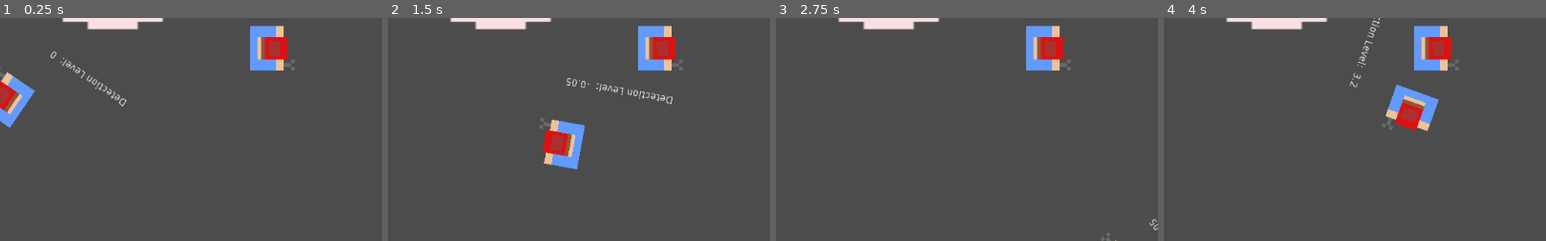
Above: before the commit, frames 1-4 (left to right).
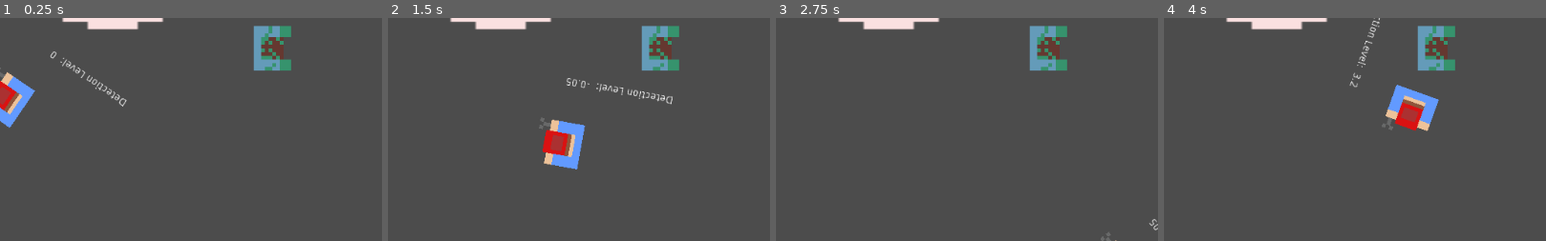
Above: after the commit, the same moments.

Repository: TNicoletti/ChocolatGJ
Game: Godot game, scene res://Node2D.tscn
Two runs of this game, one before a commit and one after it. Both use one fixed random seed, a clock stepped at 60 frames per second and the inputs below.
Inputs (mouse positions are % of the whole screen's width and height, from its top left):
- Up to frame 1 (0.25 s): no input
- Up to frame 2 (1.5 s): tap Enter at 0.5 s; move the mouse to (72, 45) at 0.52 s; hold D (move_right) 0.53-1.28 s; tap F (Transform, bound only after the commit) at 0.6, 1.35 s; move the mouse to (30, 55) at 1.27 s; hold S (move_down) from 1.28 s (still down)
- Up to frame 3 (2.75 s): move the mouse to (60, 28) at 2.02 s; release S (move_down) at 2.03 s; hold D (move_right) from 2.03 s (still down); tap F (Transform, bound only after the commit) at 2.1 s
- Up to frame 4 (4 s): move the mouse to (45, 70) at 2.77 s; release D (move_right) at 2.78 s; hold W (move_up) 2.78-3.53 s; tap F (Transform, bound only after the commit) at 2.85, 3.6 s; move the mouse to (80, 65) at 3.52 s; hold A (move_left) from 3.53 s (still down)
The pictures show only the part of the screen within x 49-99%, y 40-90%; the shares and areas given below are measured in that part.

The runs differ from the first frame. In frame 1, 2.1% of the frame differs, in the area x 65-77%, y 3-24%; in frame 2, 2.1%; in frame 3, 2.1%; in frame 4, 2.1%.

Commit message:
Começando a mecanica de transformação
Pressione f perto de um inimigo para consumi-lo e se transformar nele, assumindo sua patente

Diff:
--- a/GlobalScenes/Enemy.tscn
+++ b/GlobalScenes/Enemy.tscn
@@ -1,6 +1,7 @@
-[gd_scene load_steps=5 format=2]
+[gd_scene load_steps=6 format=2]
 
-[ext_resource path="res://Images/topDown_ch_01.png" type="Texture" id=1]
+[ext_resource path="res://Images/top_down_zombie_01.png" type="Texture" id=1]
+[ext_resource path="res://GlobalScenes/Enemy1.gd" type="Script" id=2]
 
 [sub_resource type="RectangleShape2D" id=1]
 extents = Vector2( 36.8963, 21.6226 )
@@ -14,6 +15,7 @@
 [node name="Enemy" type="KinematicBody2D"]
 position = Vector2( 856.431, 277.758 )
 collision_layer = 3
+script = ExtResource( 2 )
 
 [node name="CollisionShape2D" type="CollisionShape2D" parent="."]
 rotation = 1.5708
--- /dev/null
+++ b/GlobalScenes/Enemy1.gd
@@ -0,0 +1,17 @@
+extends KinematicBody2D
+
+var patent = 1
+
+# Declare member variables here. Examples:
+# var a = 2
+# var b = "text"
+
+
+# Called when the node enters the scene tree for the first time.
+func _ready():
+	pass # Replace with function body.
+
+
+# Called every frame. 'delta' is the elapsed time since the previous frame.
+#func _process(delta):
+#	pass
--- a/GlobalScenes/Player.tscn
+++ b/GlobalScenes/Player.tscn
@@ -1,14 +1,18 @@
-[gd_scene load_steps=6 format=2]
+[gd_scene load_steps=8 format=2]
 
 [ext_resource path="res://Player.gd" type="Script" id=1]
 [ext_resource path="res://Images/topDown_ch_01.png" type="Texture" id=2]
 [ext_resource path="res://Scripts/DetectionLevelActual.gd" type="Script" id=3]
+[ext_resource path="res://GlobalScenes/Transform.gd" type="Script" id=4]
 
 [sub_resource type="RectangleShape2D" id=1]
 extents = Vector2( 36.8963, 21.6226 )
 
 [sub_resource type="RectangleShape2D" id=2]
 extents = Vector2( 29.6407, 36.1574 )
+
+[sub_resource type="CircleShape2D" id=3]
+radius = 49.5206
 
 [node name="Player" type="KinematicBody2D"]
 position = Vector2( 508.981, 347.248 )
@@ -24,6 +28,7 @@
 rotation = 1.5708
 scale = Vector2( 5, 5 )
 texture = ExtResource( 2 )
+script = ExtResource( 4 )
 
 [node name="Area2D" type="Area2D" parent="."]
 collision_mask = 3
@@ -51,5 +56,12 @@
 __meta__ = {
 "_edit_use_anchors_": false
 }
+
+[node name="Transform_Area" type="Area2D" parent="."]
+
+[node name="CollisionShape2D" type="CollisionShape2D" parent="Transform_Area"]
+shape = SubResource( 3 )
 [connection signal="area_entered" from="Area2D" to="." method="_on_Area2D_area_entered"]
 [connection signal="area_exited" from="Area2D" to="." method="_on_Area2D_area_exited"]
+[connection signal="body_entered" from="Transform_Area" to="Sprite" method="_on_Transform_Area_body_entered"]
+[connection signal="body_exited" from="Transform_Area" to="Sprite" method="_on_Transform_Area_body_exited"]
--- /dev/null
+++ b/GlobalScenes/Transform.gd
@@ -0,0 +1,36 @@
+extends Sprite
+
+var normal = preload("res://Images/topDown_ch_01.png")
+var pt1 = preload("res://Images/Bunny1.png")
+
+var patent = 0
+
+var enemys_range = []
+
+onready var sprite = get_parent().get_node("Sprite")
+
+func _process(delta):
+	if(Input.is_action_just_pressed("Transform") && enemys_range.size() > 0):
+		transform(enemys_range[0])
+		enemys_range.remove(0)
+		#sprite.set_texture(pt1);
+	pass
+
+func transform(body):
+	patent = body.patent
+	print("New patent: " + str(patent))
+
+	var ntexture = body.get_node("Sprite");
+	sprite.set_texture(ntexture.get_texture());
+	body.queue_free()
+
+func _on_Transform_Area_body_entered(body):
+	if("Enemy" in body.name):
+		enemys_range.append(body)
+	pass # Replace with function body.
+
+
+func _on_Transform_Area_body_exited(body):
+	if("Enemy" in body.name):
+		enemys_range.remove(enemys_range.find(body))
+	pass # Replace with function body.
--- a/project.godot
+++ b/project.godot
@@ -41,6 +41,11 @@
 "events": [ Object(InputEventKey,"resource_local_to_scene":false,"resource_name":"","device":0,"alt":false,"shift":false,"control":false,"meta":false,"command":false,"pressed":false,"scancode":68,"unicode":0,"echo":false,"script":null)
  ]
 }
+Transform={
+"deadzone": 0.5,
+"events": [ Object(InputEventKey,"resource_local_to_scene":false,"resource_name":"","device":0,"alt":false,"shift":false,"control":false,"meta":false,"command":false,"pressed":false,"scancode":70,"unicode":0,"echo":false,"script":null)
+ ]
+}
 
 [rendering]
 
Binary file added: Images/top_down_zombie_01.png
Not shown, added: Images/top_down_zombie_01.png.import
Not shown: 2 places in Node2D.tscn that only renumber resources
